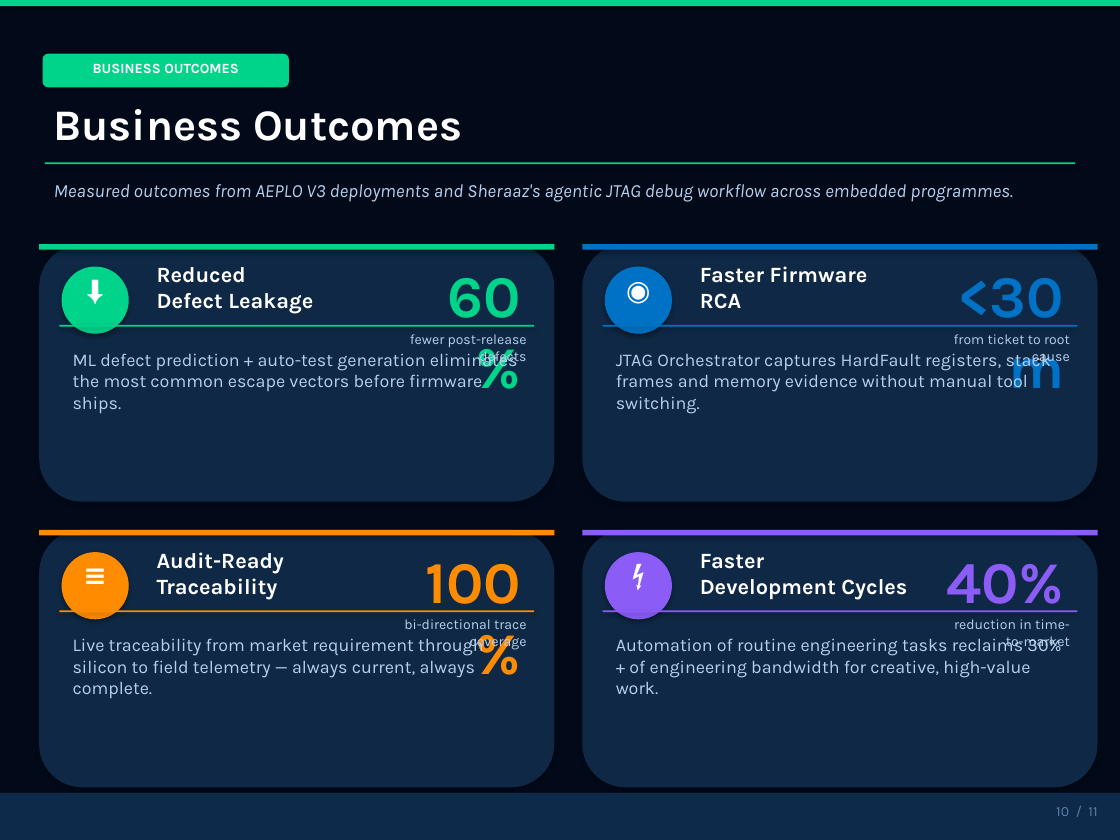
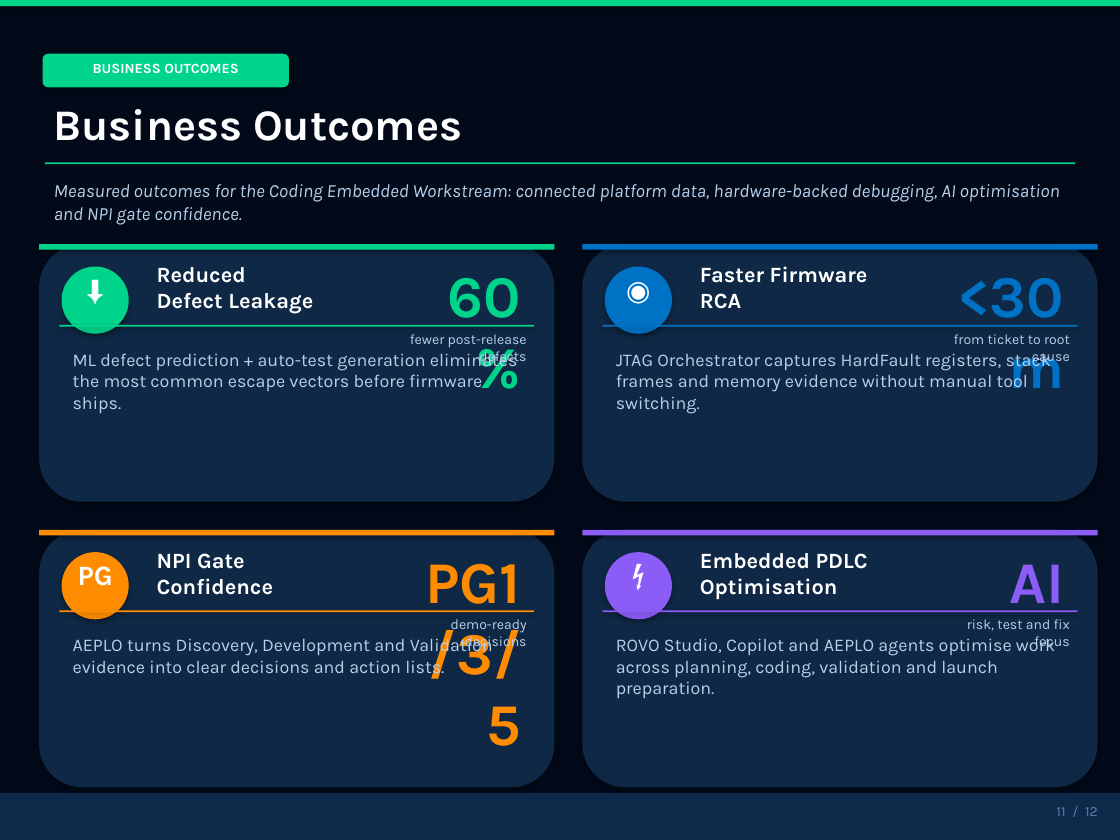
Before and after one commit to shyamnexus/HON_PPT, a slide deck: slide 11 of AI-Driven Embedded Product Lifecycle OrchestratorV3.pptx (slide 10 before the commit). Drawn at 1120x840 pixels with LibreOffice and Linux fonts; fonts in the diff are those of the drawing. Boxes give left, top, right and bottom in pixels: in the first picture for what was removed or moved away, otherwise in the second. Text is boxed around its words. In the diff, an @@ line names an element or a change of style, - is before the commit and + after.

```diff
--- a/AI-Driven Embedded Product Lifecycle OrchestratorV3.pptx
+++ b/AI-Driven Embedded Product Lifecycle OrchestratorV3.pptx
@@ text at (x1=54, y1=184, x2=1060, y2=225): text changed @@
-Measured outcomes from AEPLO V3 deployments and Sheraaz's agentic JTAG debug workflow across embedded programmes.
+Measured outcomes for the Coding Embedded Workstream: connected platform data, hardware-backed debugging, AI optimisation and NPI gate confidence.
@@ text at (x1=78, y1=566, x2=113, y2=586): text changed @@
-≡
+PG
@@ text at (x1=157, y1=553, x2=274, y2=595): text changed @@
-Audit-Ready
-Traceability
+NPI Gate
+Confidence
@@ text at (x1=426, y1=564, x2=521, y2=746): text changed @@
-100%
+PG1/3/5
@@ text at (x1=700, y1=553, x2=868, y2=599): text changed @@
-Faster
-Development Cycles
+Embedded PDLC
+Optimisation
@@ text at (x1=1009, y1=564, x2=1064, y2=612): text changed @@
-40%
+AI
@@ text at (x1=451, y1=619, x2=527, y2=650): text changed @@
-bi-directional trace coverage
+demo-ready decisions
@@ text at (x1=967, y1=619, x2=1070, y2=650): text changed @@
-reduction in time-to-market
+risk, test and fix focus
@@ text at (x1=73, y1=635, x2=493, y2=678): text changed @@
-Live traceability from market requirement through silicon to field telemetry — always current, always complete.
+AEPLO turns Discovery, Development and Validation evidence into clear decisions and action lists.
@@ text at (x1=616, y1=636, x2=1055, y2=698): text changed @@
-Automation of routine engineering tasks reclaims 30%+ of engineering bandwidth for creative, high-value work.
+ROVO Studio, Copilot and AEPLO agents optimise work across planning, coding, validation and launch preparation.
@@ text at (x1=1056, y1=807, x2=1098, y2=816): text changed @@
-10 / 11
+11 / 12
```
Also in this commit, not shown: 8 other slides changed, 3 slides added, 2 slides removed, 2 other files.
